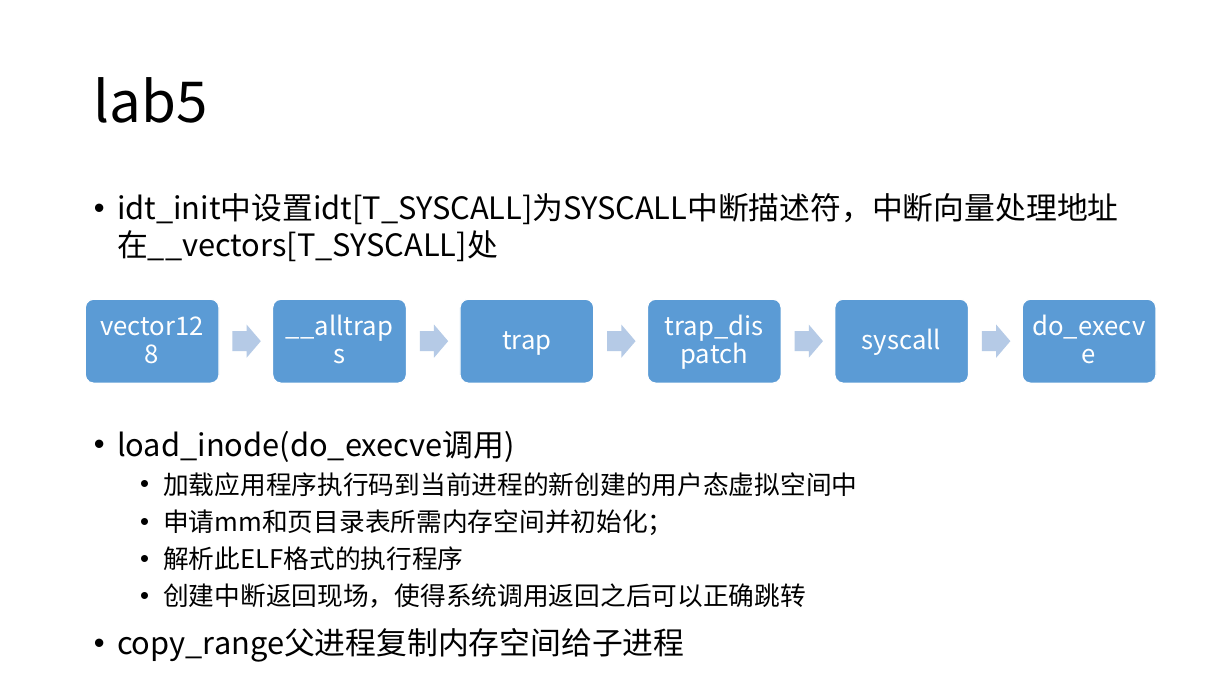
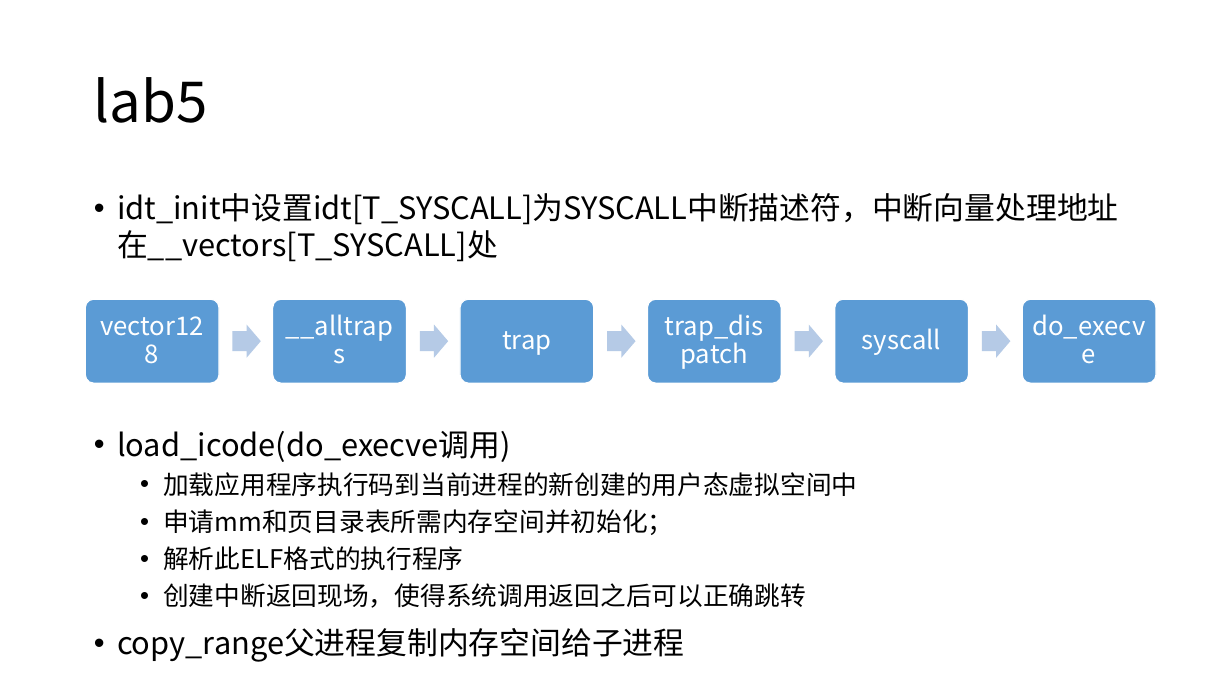
Before and after one commit to yuhao0102/aos_readlist, a slide deck: slide 17 of Project Proposal.pptx. Drawn at 1232x693 pixels with LibreOffice and Linux fonts; fonts in the diff are those of the drawing. Boxes give left, top, right and bottom in pixels: in the first picture for what was removed or moved away, otherwise in the second. Text is boxed around its words. In the diff, an @@ line names an element or a change of style, - is before the commit and + after.

```diff
--- a/Project Proposal.pptx
+++ b/Project Proposal.pptx
@@ text at (117, 431, 511, 462): text changed @@
-• load_inode(do_execve调用)
+• load_icode(do_execve调用)
```
Also in this commit, not shown: 9 other slides changed, 1 slide added, 6 other files.
